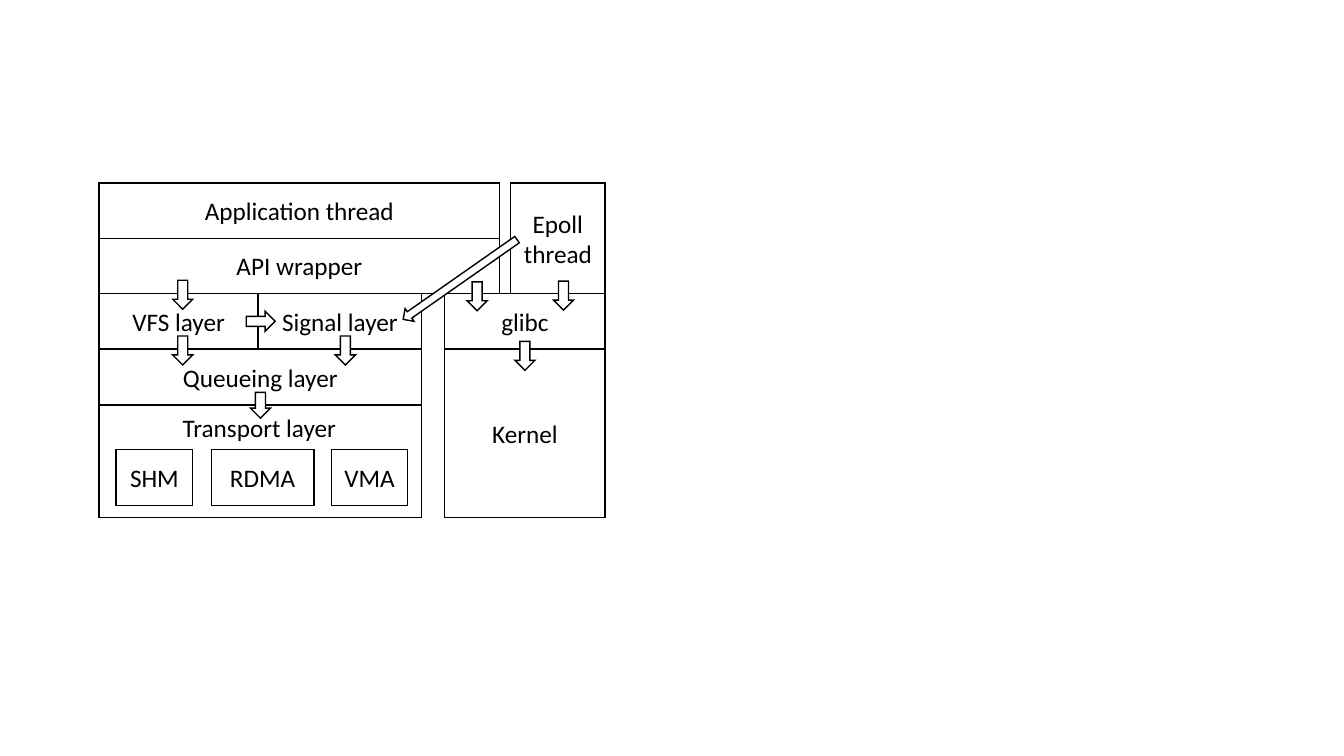
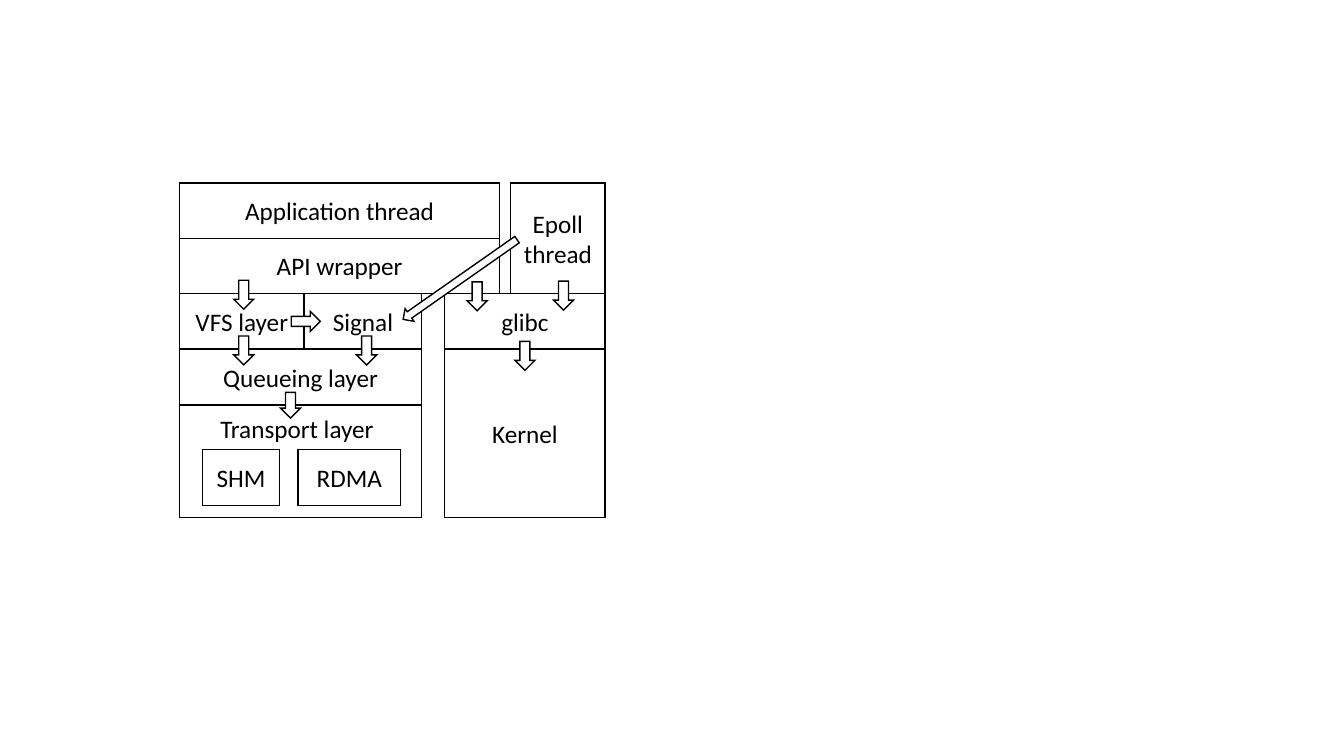
Before and after one commit to bojieli/SocksDirect-paper, a slide deck: slide 1 of images/libsd_architecture.pptx. Drawn at 1344x756 pixels with LibreOffice and Linux fonts; fonts in the diff are those of the drawing. Boxes give left, top, right and bottom in pixels: in the first picture for what was removed or moved away, otherwise in the second. Text is boxed around its words. In the diff, an @@ line names an element or a change of style, - is before the commit and + after.

```diff
--- a/images/libsd_architecture.pptx
+++ b/images/libsd_architecture.pptx
@@ rectangle "Application thread": place and size @@
-rectangle "Application thread" at <box>99,184,500,239</box>
+rectangle "Application thread" at <box>179,184,500,239</box>
@@ rectangle "API wrapper": place and size @@
-rectangle "API wrapper" at <box>99,238,500,293</box>
+rectangle "API wrapper" at <box>179,238,500,293</box>
@@ rectangle "VFS layer": place and size @@
-rectangle "VFS layer" at <box>99,293,258,349</box>
+rectangle "VFS layer" at <box>179,293,304,349</box>
@@ down arrow: place and size @@
-down arrow at <box>172,280,193,310</box>
+down arrow at <box>234,280,254,310</box>
@@ rectangle "Signal": place and size @@
-rectangle "Signal" at <box>258,293,421,349</box>
+rectangle "Signal" at <box>304,293,422,349</box>
@@ down arrow: place and size @@
-down arrow at <box>247,312,276,332</box>
+down arrow at <box>291,312,320,332</box>
@@ text in rectangle at <box>333,313,393,337</box>: text changed @@
-Signal layer
+Signal
@@ rectangle "Queueing layer": place and size @@
-rectangle "Queueing layer" at <box>99,349,421,404</box>
+rectangle "Queueing layer" at <box>179,349,421,404</box>
@@ down arrow: place and size @@
-down arrow at <box>172,336,193,365</box>
+down arrow at <box>234,336,254,365</box>
@@ down arrow: place and size @@
-down arrow at <box>336,336,356,365</box>
+down arrow at <box>357,336,377,365</box>
@@ rectangle: place and size @@
-rectangle at <box>99,405,421,517</box>
+rectangle at <box>179,405,421,517</box>
@@ text "Transport layer": place and size @@
-text "Transport layer" at <box>183,416,336,441</box>
+text "Transport layer" at <box>220,417,374,442</box>
@@ down arrow: place and size @@
-down arrow at <box>250,392,270,418</box>
+down arrow at <box>280,392,300,418</box>
@@ rectangle "SHM": place and size @@
-rectangle "SHM" at <box>116,450,193,505</box>
+rectangle "SHM" at <box>203,450,279,505</box>
@@ rectangle "RDMA": place and size @@
-rectangle "RDMA" at <box>212,450,315,505</box>
+rectangle "RDMA" at <box>298,450,401,505</box>
@@ rectangle removed at <box>332,450,407,505</box> @@
-VMA
```
Also in this commit, not shown: 2 other files.
